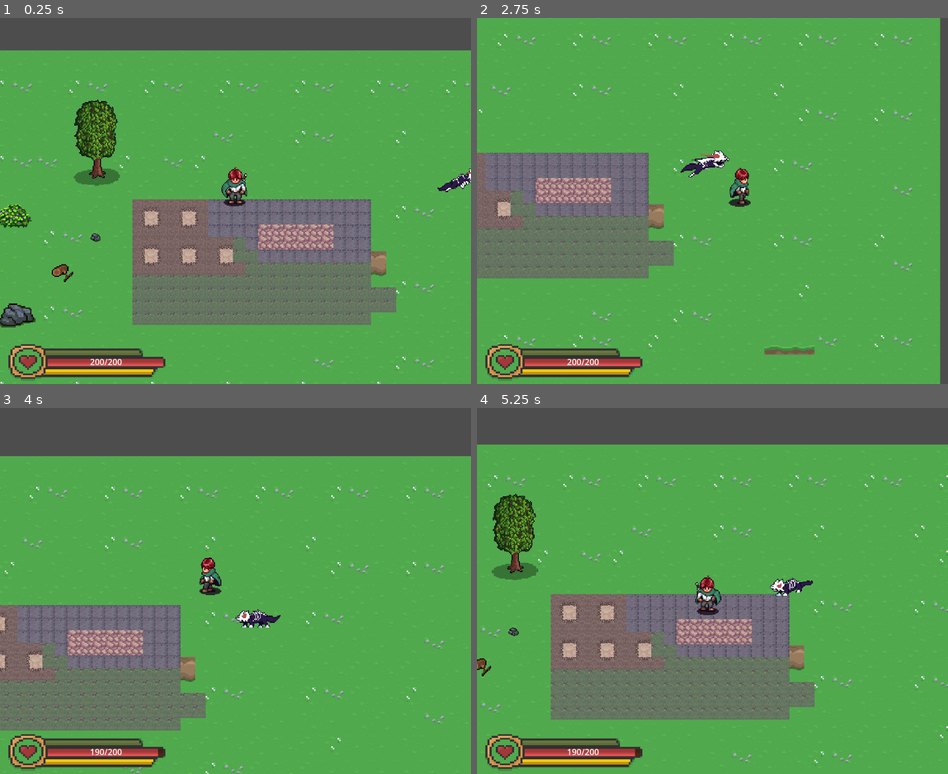
Above: before the commit, frames 1-4 (two rows, left to right).
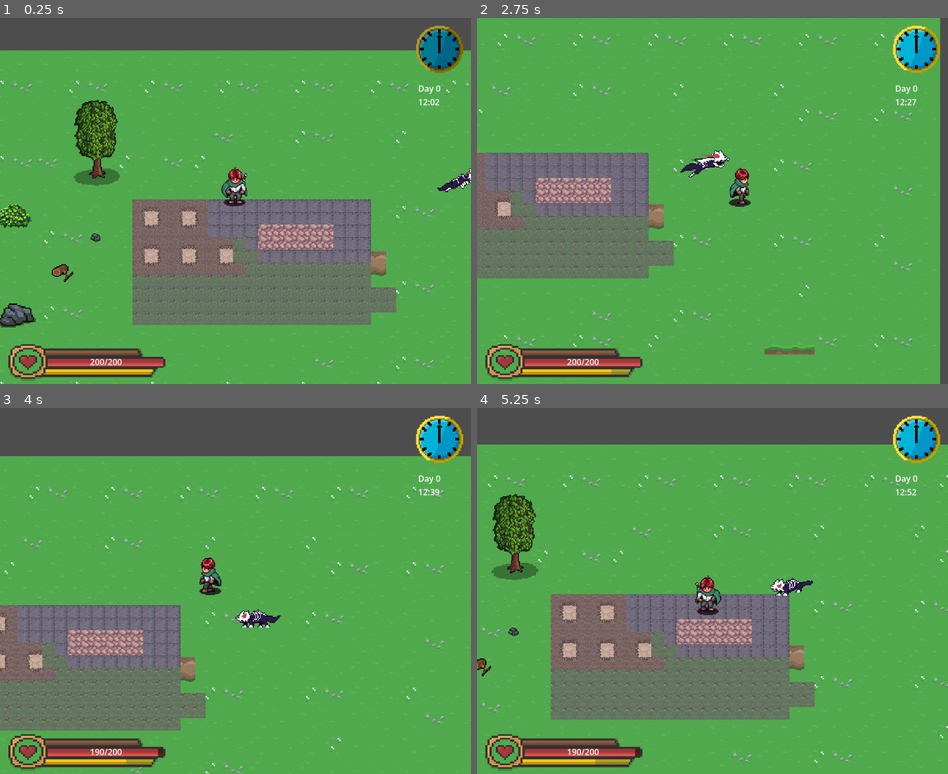
Above: after the commit, the same moments.

Repository: Asidi120/Project_Game_Dev_Mindbreak
Game: Godot game, scene res://Scripts/playground.tscn
Same seed, same stepped clock (60 frames per second), same inputs: the game is played once before the commit and once after it.
Inputs (mouse positions are in pixels of both pictures, inside the frame that each line leads up to):
- Up to frame 1 (0.25 s): no input
- Up to frame 2 (2.75 s): move the mouse to (816, 182) at 0.52 s; hold D (right) 0.53-1.28 s; hold Shift (sprint) 0.53-1.28 s; move the mouse to (618, 219) at 1.27 s; hold S (down) 1.28-2.03 s; click (618, 219) at 1.35 s; tap Shift (sprint) at 1.55 s; move the mouse to (759, 120) at 2.02 s; hold D (right) from 2.03 s (still down); hold Shift (sprint) from 2.03 s (still down); tap F (pick_up) at 2.1 s
- Up to frame 3 (4 s): move the mouse to (211, 664) at 2.77 s; release D (right) at 2.78 s; release Shift (sprint) at 2.78 s; hold W (up) 2.78-3.53 s; tap Shift (sprint) at 2.85 s; move the mouse to (376, 645) at 3.52 s; hold A (left) from 3.53 s (still down); hold Shift (sprint) from 3.53 s (still down)
- Up to frame 4 (5.25 s): move the mouse to (571, 536) at 4.27 s; release Shift (sprint) at 4.28 s; click (571, 536) at 4.35 s; tap Shift (sprint) at 4.55 s; move the mouse to (736, 591) at 5.02 s; release A (left) at 5.03 s; hold S (down) from 5.03 s (still down); hold Shift (sprint) from 5.03 s (still down); tap F (pick_up) at 5.1 s

The runs differ from the first frame. In frame 1, 1.4% of the frame differs, in the area x 8-99%, y 2-98%; in frame 2, 1.4%; in frame 3, 1.5%; in frame 4, 1.5%.

Commit message:
day-night system, time and clock

Diff:
--- a/Player/Scripts/player.gd
+++ b/Player/Scripts/player.gd
@@ -2,6 +2,7 @@
 
 signal hp_changed(current_hp, max_hp)
 signal stamina_usage(current_stamina, max_stamina)
+signal hunger_changed(current_hunger,max_hunger)
 
 var move_speed = 100
 var direction = Vector2.ZERO
@@ -10,6 +11,15 @@
 var max_hp = 200
 var max_stamina=100
 var current_stamina=100
+var stamina_recovery_timer:float=0.7
+var was_sprinting:bool=true
+var recovery_started:bool=false
+var in_stamina_recovery=true
+var current_hunger=150
+var max_hunger=150
+var hunger_timer:float= 0.0
+var hunger_interval_normal:float= 2.0
+var hunger_interval_sprint:float= 0.5
 
 @onready var anim = $AnimationPlayer
 @onready var sprite = $Sprite2D
@@ -18,6 +28,7 @@
 	get_input()
 	move_player(delta)
 	update_animation()
+	update_hunger(delta)
 
 func take_damage(amount):
 	current_hp -= amount
@@ -34,6 +45,20 @@
 func die():
 	print("player died")
 
+func update_hunger(delta):
+	var interval = hunger_interval_normal
+	if Input.get_action_strength("sprint") > 0:
+		interval = hunger_interval_sprint
+	hunger_timer += delta
+	if hunger_timer >= interval:
+		hunger_timer = 0
+		current_hunger -= 1
+		if current_hunger<1:
+			current_hunger=0
+			take_damage(5)
+		current_hunger = clamp(current_hunger, 0, max_hunger)
+		emit_signal("hunger_changed", current_hunger, max_hunger)
+
 func get_input():
 	direction = Vector2.ZERO
 	direction.x = Input.get_action_strength("right") - Input.get_action_strength("left")
@@ -41,15 +66,32 @@
 	direction = direction.normalized()
 
 func move_player(delta):
-	if Input.get_action_strength("sprint") > 0 and current_stamina>10:
-		velocity = direction*(move_speed+100)
-		current_stamina -= 5 * delta
+	if Input.get_action_strength("sprint") > 0:
+		current_stamina -= 15 * delta
+		if current_stamina<10 or current_hunger<=1:
+			velocity = direction * move_speed
+		else:
+			velocity = direction*(move_speed+100)
+			was_sprinting=true
 	else:
 		velocity = direction * move_speed
-		current_stamina += 30 * delta
+		if was_sprinting:
+			was_sprinting=false
+			stamina_recovery()
+		if !in_stamina_recovery:
+			current_stamina += 30 * delta
 	current_stamina = clamp(current_stamina, 0, max_stamina)
 	emit_signal("stamina_usage", current_stamina, max_stamina)
 	move_and_slide()
+
+func stamina_recovery():
+	if recovery_started:
+		return  # już działa timer
+	recovery_started = true
+	in_stamina_recovery = true
+	await get_tree().create_timer(stamina_recovery_timer).timeout
+	in_stamina_recovery = false
+	recovery_started = false
 
 func update_animation():
 	if velocity == Vector2.ZERO:
@@ -65,13 +107,10 @@
 			play_anim("walk_up")
 
 func play_anim(name):
-
 	if anim.current_animation != name:
 		anim.play(name)
 
-
 func update_flip():
-
 	if velocity.x < 0:
 		sprite.flip_h = true
 	elif velocity.x > 0:
--- /dev/null
+++ b/Scripts/day_counter.gd
@@ -0,0 +1,40 @@
+extends Label
+
+@onready var clock: TextureRect = $"../clock"
+@onready var clock_overlay: TextureRect = $"../clock_overlay"
+
+var time := 720.0  # time in game (seconds) first day starts at 12 pm
+var target_alpha := 0.0 #alpha clock overlay
+var hours:int=0
+var minutes:int= 0
+var days:int=0
+
+func _process(delta):
+	time_passage(delta)
+	clock_texture_update(delta)
+
+func time_passage(delta):
+	time += 10*delta  # acceleration of time (1 second = 20 minutes in game)
+	hours = int(time / 60) % 24
+	minutes = int(time) % 60
+	days=time/1440
+
+func clock_texture_update(delta): #update of clock texture and smoth update between night clock and day clock
+	if hours==3 or hours == 15:
+		clock.texture=preload("uid://33yuyr2hx8wk")
+	elif hours==6 or hours == 18:
+		clock.texture=preload("uid://bkbxawns7uy0j")
+	elif hours==9 or hours == 21:
+		clock.texture=preload("uid://blo5nejsuhou2")
+	elif hours==0 or hours == 12:
+		clock.texture=preload("uid://c1w1adrgxc7pf")
+	var is_night = hours >= 22 or hours < 6
+	if is_night:
+		target_alpha = 0.6  # how dark it should be
+	else:
+		target_alpha = 0.0 # clock is getting lighter
+	var current_alpha = clock_overlay.modulate.a
+	clock_overlay.modulate.a = lerp(current_alpha, target_alpha, 3 * delta)
+
+	#label under clock
+	text = "Day "+"%d"%days+"\n%02d:%02d"%[hours,minutes] #days spent in the game
--- /dev/null
+++ b/Scripts/day_night_overlay.gd
@@ -0,0 +1,16 @@
+extends CanvasModulate
+
+@onready var day_counter: Label = $"../CanvasLayer/day_counter"
+
+var target_color = Color(1, 1, 1)  # day deafault
+
+func _process(delta: float) -> void:
+	if day_counter.hours >= 20 and day_counter.hours < 22:
+		target_color = Color(0.901, 0.622, 0.443, 1.0)  # dusk
+	elif day_counter.hours >= 22 or day_counter.hours < 6:
+		target_color = Color(0.2, 0.2, 0.4)  # night
+	elif day_counter.hours >= 6 and day_counter.hours < 8:
+		target_color = Color(0.901, 0.622, 0.443, 1.0)  # dawn
+	else:
+		target_color = Color(1, 1, 1)        # day
+	color = color.lerp(target_color, 0.5 * delta)
--- /dev/null
+++ b/Scripts/hunger_bar.gd
@@ -0,0 +1,20 @@
+extends TextureProgressBar
+
+@onready var player = %Player
+
+var target_hunger: float = 0
+
+func _ready():
+	player.hunger_changed.connect(update_bar)
+	update_bar(player.current_hunger, player.max_hunger)
+	value = player.current_hunger
+	target_hunger = player.current_hunger
+
+func update_bar(current_hunger, max_hunger):
+	max_value = max_hunger
+	target_hunger = current_hunger
+
+func _process(delta):
+	value = lerp(value, target_hunger, 8 * delta)
+	if abs(value - target_hunger) < 0.5:
+		value = target_hunger
--- a/Scripts/playground.tscn
+++ b/Scripts/playground.tscn
@@ -14,6 +14,37 @@
 [ext_resource type="Texture2D" uid="uid://d34crl0llr6ot" path="res://Player/Sprite/hp_bar/HealthBar DARK.png" id="12_g0rsy"]
 [ext_resource type="Script" uid="uid://dfgdasket7d4t" path="res://Scripts/healthbar.gd" id="13_65dde"]
 [ext_resource type="Script" uid="uid://bg4om7e84kh7o" path="res://Scripts/staminabar.gd" id="14_djkbh"]
+[ext_resource type="Script" uid="uid://c4ge23nfre5nx" path="res://Scripts/hunger_bar.gd" id="14_vj8hk"]
+[ext_resource type="Texture2D" uid="uid://c1w1adrgxc7pf" path="res://Sprites/clock0.png" id="16_b7mh3"]
+[ext_resource type="Script" uid="uid://dmrjabrt0njvq" path="res://Scripts/day_counter.gd" id="17_07tfq"]
+[ext_resource type="Texture2D" uid="uid://8qn3jb53vo6c" path="res://Sprites/clock4.png" id="17_dt752"]
+[ext_resource type="Script" uid="uid://bs3h32b6gxe2i" path="res://Scripts/day_night_overlay.gd" id="19_tc4ax"]
+
+[sub_resource type="AtlasTexture" id="AtlasTexture_djkbh"]
+atlas = ExtResource("12_g0rsy")
+region = Rect2(19, 34, 59, 4)
+
+[sub_resource type="AtlasTexture" id="AtlasTexture_b7mh3"]
+atlas = ExtResource("12_g0rsy")
+region = Rect2(19, 45, 59, 4)
+filter_clip = true
+
+[sub_resource type="AtlasTexture" id="AtlasTexture_07tfq"]
+atlas = ExtResource("12_g0rsy")
+region = Rect2(20, 35, 59, 2)
+filter_clip = true
+
+[sub_resource type="AtlasTexture" id="AtlasTexture_dt752"]
+atlas = ExtResource("12_g0rsy")
+region = Rect2(18, 12, 57, 2)
+
+[sub_resource type="AtlasTexture" id="AtlasTexture_tc4ax"]
+atlas = ExtResource("12_g0rsy")
+region = Rect2(18, 22, 61, 4)
+
+[sub_resource type="AtlasTexture" id="AtlasTexture_l7aru"]
+atlas = ExtResource("12_g0rsy")
+region = Rect2(16, 11, 60, 4)
 
 [sub_resource type="AtlasTexture" id="AtlasTexture_weqgu"]
 atlas = ExtResource("12_g0rsy")
@@ -22,30 +53,6 @@
 [sub_resource type="AtlasTexture" id="AtlasTexture_5lgnv"]
 atlas = ExtResource("12_g0rsy")
 region = Rect2(28, 88, 56, 4)
-
-[sub_resource type="AtlasTexture" id="AtlasTexture_djkbh"]
-atlas = ExtResource("12_g0rsy")
-region = Rect2(19, 34, 59, 4)
-
-[sub_resource type="AtlasTexture" id="AtlasTexture_b7mh3"]
-atlas = ExtResource("12_g0rsy")
-region = Rect2(19, 45, 59, 4)
-
-[sub_resource type="AtlasTexture" id="AtlasTexture_07tfq"]
-atlas = ExtResource("12_g0rsy")
-region = Rect2(19, 34, 59, 4)
-
-[sub_resource type="AtlasTexture" id="AtlasTexture_dt752"]
-atlas = ExtResource("12_g0rsy")
-region = Rect2(17, 11, 59, 4)
-
-[sub_resource type="AtlasTexture" id="AtlasTexture_tc4ax"]
-atlas = ExtResource("12_g0rsy")
-region = Rect2(18, 22, 60, 4)
-
-[sub_resource type="AtlasTexture" id="AtlasTexture_l7aru"]
-atlas = ExtResource("12_g0rsy")
-region = Rect2(16, 11, 60, 4)
 
 [sub_resource type="AtlasTexture" id="AtlasTexture_vj8hk"]
 atlas = ExtResource("12_g0rsy")
@@ -88,6 +95,39 @@
 position = Vector2(-282, 19)
 
 [node name="CanvasLayer" type="CanvasLayer" parent="." unique_id=1072751443]
+
+[node name="stamina_bar" type="TextureProgressBar" parent="CanvasLayer" unique_id=414128137]
+anchors_preset = 2
+anchor_top = 1.0
+anchor_bottom = 1.0
+offset_left = 79.0
+offset_top = -33.0
+offset_right = 301.0
+offset_bottom = -13.0
+grow_vertical = 0
+nine_patch_stretch = true
+texture_under = SubResource("AtlasTexture_djkbh")
+texture_over = SubResource("AtlasTexture_b7mh3")
+texture_progress = SubResource("AtlasTexture_07tfq")
+tint_under = Color(0.91330606, 0.7629983, 0.64685506, 0.67600006)
+script = ExtResource("14_djkbh")
+
+[node name="hunger_bar" type="TextureProgressBar" parent="CanvasLayer" unique_id=1178149246]
+anchors_preset = 2
+anchor_top = 1.0
+anchor_bottom = 1.0
+offset_left = 73.0
+offset_top = -68.0
+offset_right = 273.0
+offset_bottom = -50.0
+grow_vertical = 0
+max_value = 150.0
+nine_patch_stretch = true
+texture_under = SubResource("AtlasTexture_dt752")
+texture_over = SubResource("AtlasTexture_tc4ax")
+texture_progress = SubResource("AtlasTexture_l7aru")
+tint_under = Color(0.91132057, 0.79118866, 0.6908011, 0.53800005)
+script = ExtResource("14_vj8hk")
 
 [node name="hp_bar" type="TextureProgressBar" parent="CanvasLayer" unique_id=7326749]
 anchors_preset = 2
@@ -105,6 +145,18 @@
 tint_under = Color(0.36185044, 0.19952738, 0.16397086, 0.85882354)
 script = ExtResource("13_65dde")
 
+[node name="healthbardecor" type="TextureRect" parent="CanvasLayer" unique_id=379240010]
+custom_minimum_size = Vector2(300, 70)
+anchors_preset = 2
+anchor_top = 1.0
+anchor_bottom = 1.0
+offset_left = 16.0
+offset_top = -76.0
+offset_right = 316.0
+offset_bottom = -6.0
+grow_vertical = 0
+texture = SubResource("AtlasTexture_vj8hk")
+
 [node name="hp_label" type="Label" parent="CanvasLayer" unique_id=1536956169]
 anchors_preset = 2
 anchor_top = 1.0
@@ -115,45 +167,39 @@
 offset_bottom = -31.0
 grow_vertical = 0
 
-[node name="stamina_bar" type="TextureProgressBar" parent="CanvasLayer" unique_id=414128137]
-anchors_preset = 2
-anchor_top = 1.0
-anchor_bottom = 1.0
-offset_left = 79.0
-offset_top = -33.0
-offset_right = 301.0
-offset_bottom = -13.0
-grow_vertical = 0
-nine_patch_stretch = true
-texture_under = SubResource("AtlasTexture_djkbh")
-texture_over = SubResource("AtlasTexture_b7mh3")
-texture_progress = SubResource("AtlasTexture_07tfq")
-tint_under = Color(0.91330606, 0.7629983, 0.64685506, 0.67600006)
-script = ExtResource("14_djkbh")
-
-[node name="hunger_bar" type="TextureProgressBar" parent="CanvasLayer" unique_id=1178149246]
-anchors_preset = 2
-anchor_top = 1.0
-anchor_bottom = 1.0
-offset_left = 73.0
-offset_top = -68.0
-offset_right = 273.0
-offset_bottom = -50.0
-grow_vertical = 0
-nine_patch_stretch = true
-texture_under = SubResource("AtlasTexture_dt752")
-texture_over = SubResource("AtlasTexture_tc4ax")
-texture_progress = SubResource("AtlasTexture_l7aru")
-tint_under = Color(0.91132057, 0.79118866, 0.6908011, 0.53800005)
-
-[node name="healthbardecor" type="TextureRect" parent="CanvasLayer" unique_id=379240010]
-custom_minimum_size = Vector2(300, 70)
-anchors_preset = 2
-anchor_top = 1.0
-anchor_bottom = 1.0
-offset_left = 16.0
-offset_top = -76.0
-offset_right = 316.0
-offset_bottom = -6.0
-grow_vertical = 0
-texture = SubResource("AtlasTexture_vj8hk")
+[node name="clock" type="TextureRect" parent="CanvasLayer" unique_id=1260328760]
+custom_minimum_size = Vector2(120, 120)
+anchors_preset = 1
+anchor_left = 1.0
+anchor_right = 1.0
+offset_left = -40.0
+offset_bottom = 40.0
+grow_horizontal = 0
+texture = ExtResource("16_b7mh3")
+
+[node name="clock_overlay" type="TextureRect" parent="CanvasLayer" unique_id=846681077]
+modulate = Color(0, 0, 0, 0.69000006)
+top_level = true
+custom_minimum_size = Vector2(120, 120)
+anchors_preset = 1
+anchor_left = 1.0
+anchor_right = 1.0
+offset_left = -120.0
+offset_bottom = 120.0
+grow_horizontal = 0
+texture = ExtResource("17_dt752")
+
+[node name="day_counter" type="Label" parent="CanvasLayer" unique_id=380600171]
+anchors_preset = 1
+anchor_left = 1.0
+anchor_right = 1.0
+offset_left = -98.0
+offset_top = 123.0
+offset_right = -58.0
+offset_bottom = 146.0
+grow_horizontal = 0
+script = ExtResource("17_07tfq")
+
+[node name="DayNightOverlay" type="CanvasModulate" parent="." unique_id=1490973845]
+position = Vector2(819, 160)
+script = ExtResource("19_tc4ax")
--- a/Scripts/staminabar.gd
+++ b/Scripts/staminabar.gd
@@ -10,11 +10,9 @@
 	update_bar(player.current_stamina, player.max_stamina)
 	value=player.current_stamina
 	target_stamina=player.current_stamina
-	#hp_label.text=str(int(target_stamina))+"/"+str(int(player.max_hp))
 
 func update_bar(current_stamina, max_stamina):
 	target_stamina = current_stamina  # ustawiamy cel zamiast ustawiać od razu ilosc hp
-	#stamina_bar.text=str(int(target_stamina))+"/"+str(int(max_stamina))
 
 func _process(delta):
 	# płynne przejście hp w pasku do target_hp
Not shown, added: Scripts/day_counter.gd.uid
Not shown, added: Scripts/day_night_overlay.gd.uid
Not shown, added: Scripts/hunger_bar.gd.uid
Binary file added: Sprites/clock0.png
Not shown, added: Sprites/clock0.png.import
Binary file added: Sprites/clock1.png
Not shown, added: Sprites/clock1.png.import
Binary file added: Sprites/clock2.png
Not shown, added: Sprites/clock2.png.import
Binary file added: Sprites/clock3.png
Not shown, added: Sprites/clock3.png.import
Binary file added: Sprites/clock4.png
(and 1 more such lines)
